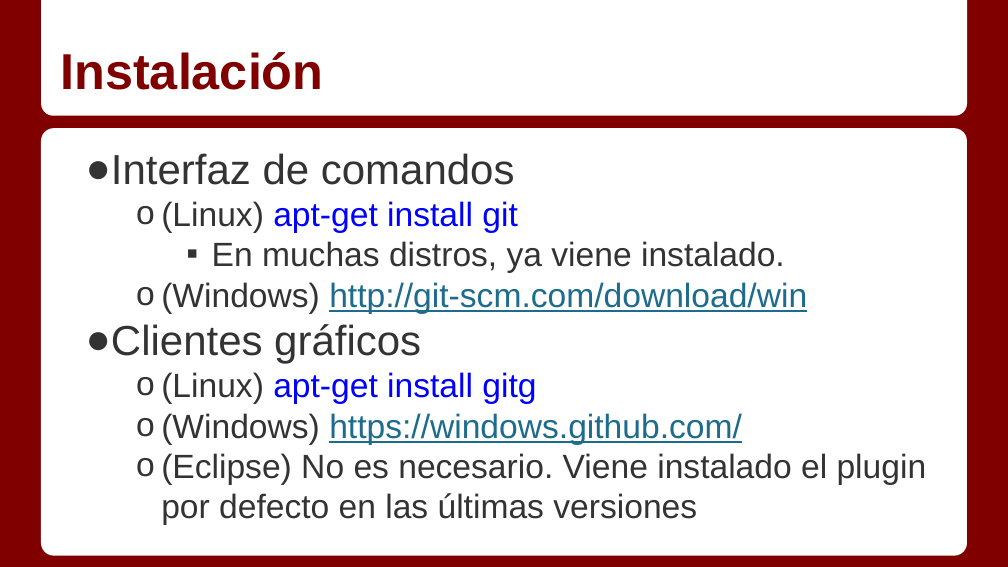
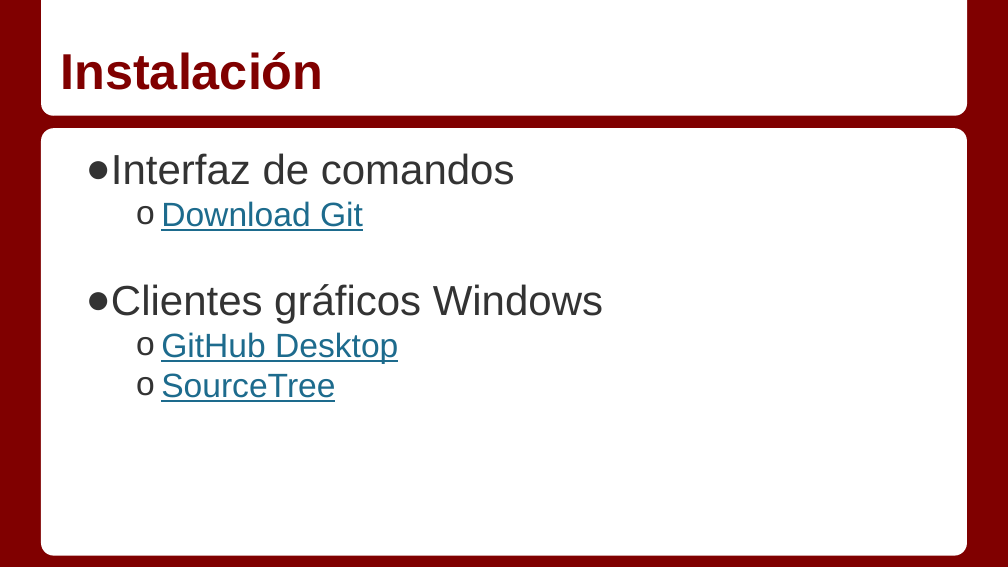
Before and after one commit to Gmuela/CursoJava, a slide deck: slide 15 of Git/GIT.pptx (slide 29 before the commit). Drawn at 1008x567 pixels with LibreOffice and Linux fonts; fonts in the diff are those of the drawing. Boxes give left, top, right and bottom in pixels: in the first picture for what was removed or moved away, otherwise in the second. Text is boxed around its words. In the diff, an @@ line names an element or a change of style, - is before the commit and + after.

```diff
--- a/Git/GIT.pptx
+++ b/Git/GIT.pptx
@@ text at box(86, 201, 603, 402): text changed; text colour #333333 to #1D6B8D @@
-  o (Linux) apt-get install git
-    ▪ En muchas distros, ya viene instalado.
-  o (Windows) http://git-scm.com/download/win
-● Clientes gráficos
-  o (Linux) apt-get install gitg
-  o (Windows) https://windows.github.com/
-  o (Eclipse) No es necesario. Viene instalado el plugin por defecto en las últimas versiones
+  o Download Git
+● Clientes gráficos Windows
+  o GitHub Desktop
+  o SourceTree
```
Also in this commit, not shown: 7 other slides changed, 1 slide added, 17 slides removed, 6 other files.
